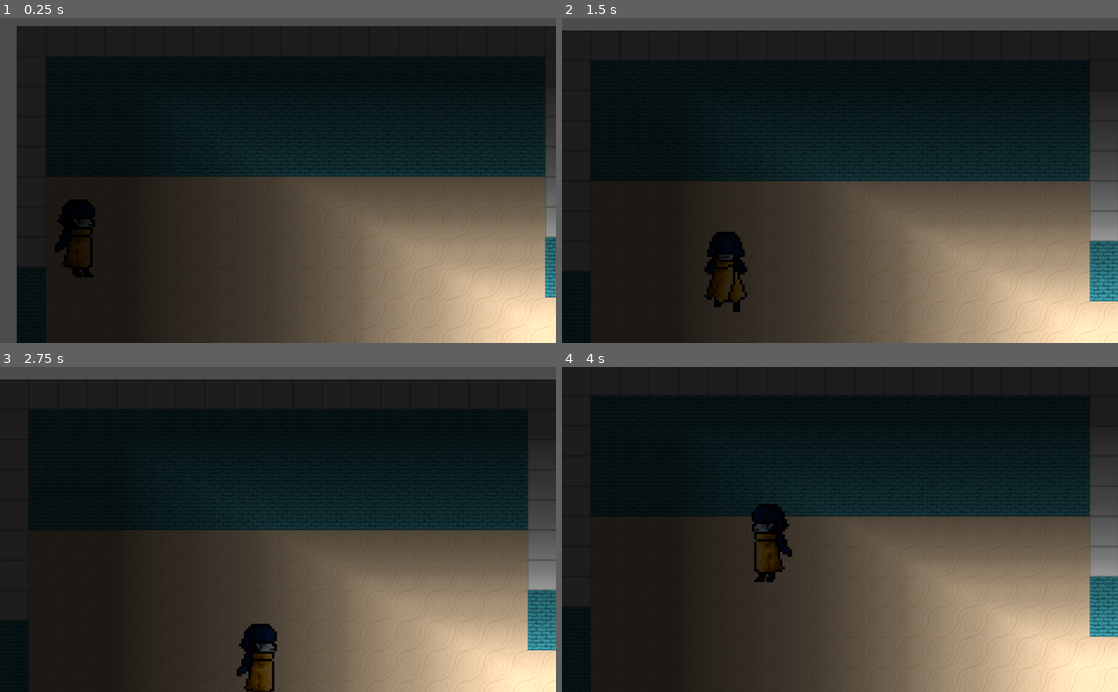
Above: before the commit, frames 1-4 (two rows, left to right).
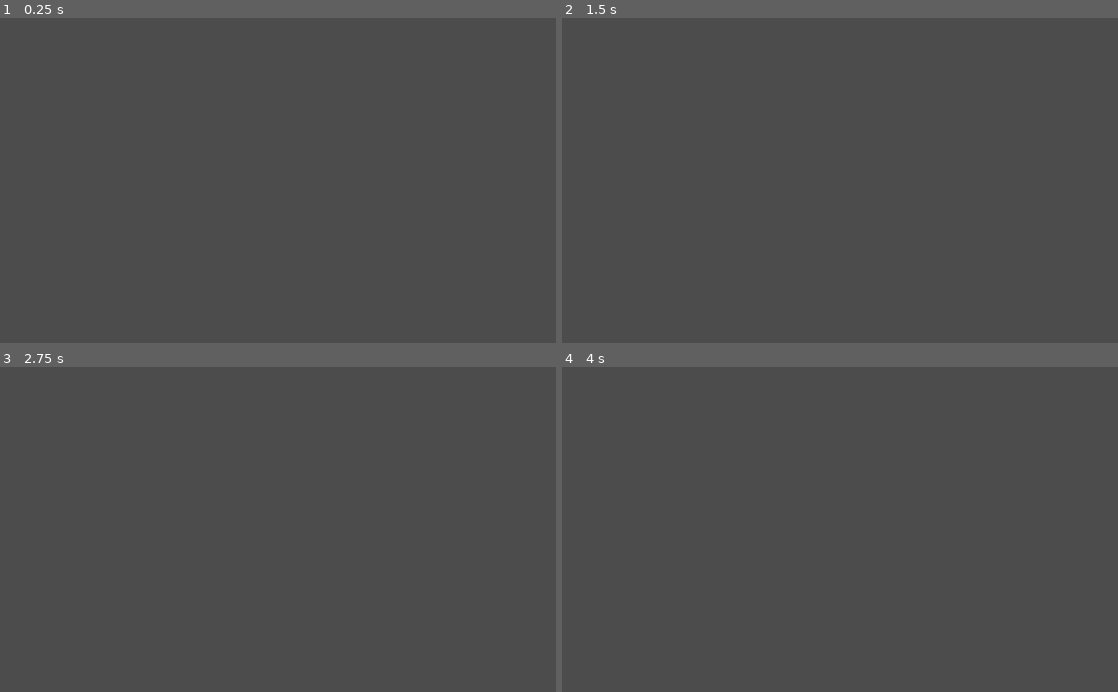
Above: after the commit, the same moments.

Repository: PHSGameDesignStudio/ProjectJellyfish2023
Game: Godot game, scene res://Starting Cave.tscn
Same seed, same stepped clock (60 frames per second), same inputs: the game is played once before the commit and once after it.
Inputs:
- Up to frame 1 (0.25 s): no input
- Up to frame 2 (1.5 s): hold Right (ui_right) 0.53-1.28 s; hold Down (ui_down) from 1.28 s (still down)
- Up to frame 3 (2.75 s): release Down (ui_down) at 2.03 s; hold Right (ui_right) from 2.03 s (still down)
- Up to frame 4 (4 s): release Right (ui_right) at 2.78 s; hold Up (ui_up) 2.78-3.53 s; hold Left (ui_left) from 3.53 s (still down)

The runs differ from the first frame. In frame 1, 87% of the frame differs, in the area x 3-100%, y 2-100%; in frame 2, 88%; in frame 3, 88%; in frame 4, 91%, in the area x 0-100%, y 0-100%.

Commit message:
set camera limits on ready

Diff:
--- a/Player.tscn
+++ b/Player.tscn
@@ -68,10 +68,6 @@
 anchor_mode = 0
 current = true
 zoom = Vector2( 0.592, 0.575 )
-limit_left = -30
-limit_top = -30
-limit_right = 575
-limit_bottom = 300
 limit_smoothed = true
 smoothing_enabled = true
 drag_margin_left = 0.0
--- a/Sea Cave 1.tscn
+++ b/Sea Cave 1.tscn
@@ -5,7 +5,7 @@
 [ext_resource path="res://Resources/Sprites/prismarinestone3wide.png" type="Texture" id=3]
 [ext_resource path="res://Resources/Sprites/prismarine.png" type="Texture" id=4]
 [ext_resource path="res://Resources/Sprites/sand.png" type="Texture" id=5]
-[ext_resource path="res://To Starting Cave.gd" type="Script" id=6]
+[ext_resource path="res://SceneChangeTrigger.gd" type="Script" id=6]
 [ext_resource path="res://World.gd" type="Script" id=7]
 [ext_resource path="res://Player.tscn" type="PackedScene" id=8]
 
@@ -93,17 +93,19 @@
 format = 1
 tile_data = PoolIntArray( 0, 4, 0, 1, 4, 0, 2, 4, 0, 3, 4, 0, 4, 4, 0, 5, 4, 0, 6, 4, 0, 7, 4, 0, 8, 4, 0, 9, 4, 0, 10, …(8345 unchanged characters)…
 
-[node name="To Starting Cave" type="Area2D" parent="."]
+[node name="SceneTrigger" type="Area2D" parent="."]
 script = ExtResource( 6 )
+nextScene = "Starting Cave.tscn"
 
-[node name="CollisionShape2D" type="CollisionShape2D" parent="To Starting Cave"]
+[node name="CollisionShape2D" type="CollisionShape2D" parent="SceneTrigger"]
 position = Vector2( -19.6152, 534.125 )
 shape = SubResource( 2 )
 
 [node name="Player" parent="." instance=ExtResource( 8 )]
 position = Vector2( -99.558, 327.813 )
 
-[connection signal="body_entered" from="To Starting Cave" to="." method="_on_To_Starting_Cave_body_entered"]
-[connection signal="body_entered" from="To Starting Cave" to="To Starting Cave" method="_on_To_Starting_Cave_body_entered"]
-[connection signal="body_exited" from="To Starting Cave" to="." method="_on_To_Starting_Cave_body_exited"]
-[connection signal="body_exited" from="To Starting Cave" to="To Starting Cave" method="_on_To_Starting_Cave_body_exited"]
+[connection signal="body_entered" from="SceneTrigger" to="." method="_on_To_Starting_Cave_body_entered"]
+[connection signal="body_entered" from="SceneTrigger" to="SceneTrigger" method="_on_To_Starting_Cave_body_entered"]
+[connection signal="body_entered" from="SceneTrigger" to="SceneTrigger" method="_on_SceneTrigger_body_entered"]
+[connection signal="body_exited" from="SceneTrigger" to="." method="_on_To_Starting_Cave_body_exited"]
+[connection signal="body_exited" from="SceneTrigger" to="SceneTrigger" method="_on_To_Starting_Cave_body_exited"]
--- a/World.gd
+++ b/World.gd
@@ -5,6 +5,17 @@
 
 export (String) var world_name = "World"
 
+export (float) var topLimit = -1000;
+export (float) var bottomLimit = -1000;
+export (float) var rightLimit = -1000;
+export (float) var leftLimit = -1000;
+
+func _ready():
+	var cam = $Player/Camera2D
+	cam.limit_left = leftLimit;
+	cam.limit_right = rightLimit;
+	cam.limit_top = topLimit;
+	cam.limit_bottom = bottomLimit;
 #func _process(delta):
 	#if entered:
 
